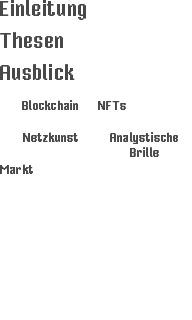
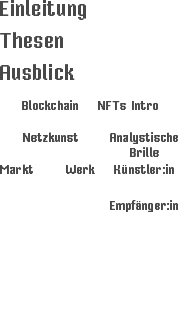
Layered file, before and after one edit (192 × 320). Changes by layer:
added layer "Empfänger:in copy" (90%) above "Werk" over 110, 200, 178, 212
added layer "Werk" (90%) above "Künstler:in" over 66, 164, 95, 174
added layer "Künstler:in" (90%) above "Markt" over 114, 164, 174, 174
added layer "Intro" (90%) above "NFTs" over 132, 101, 158, 110
